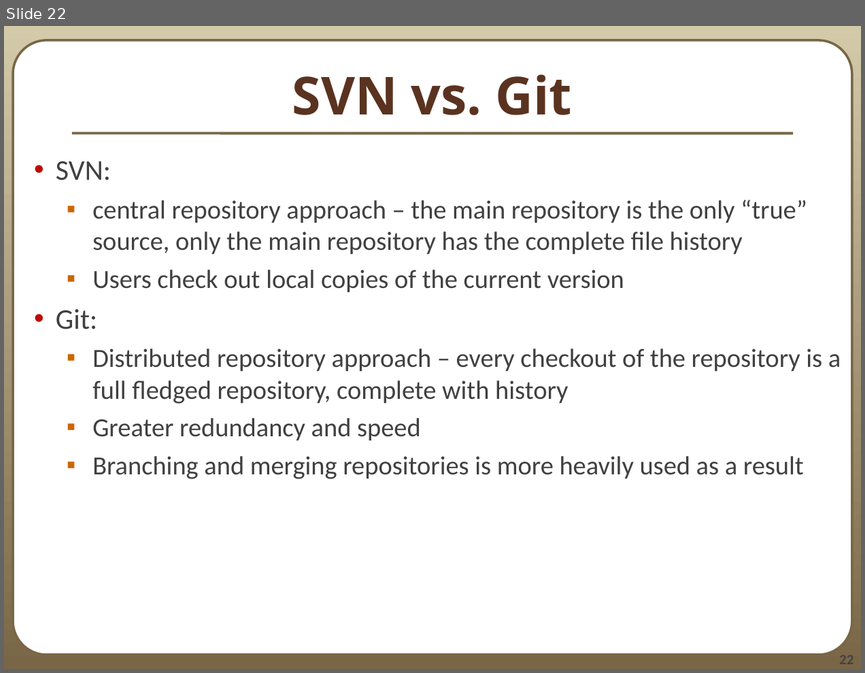
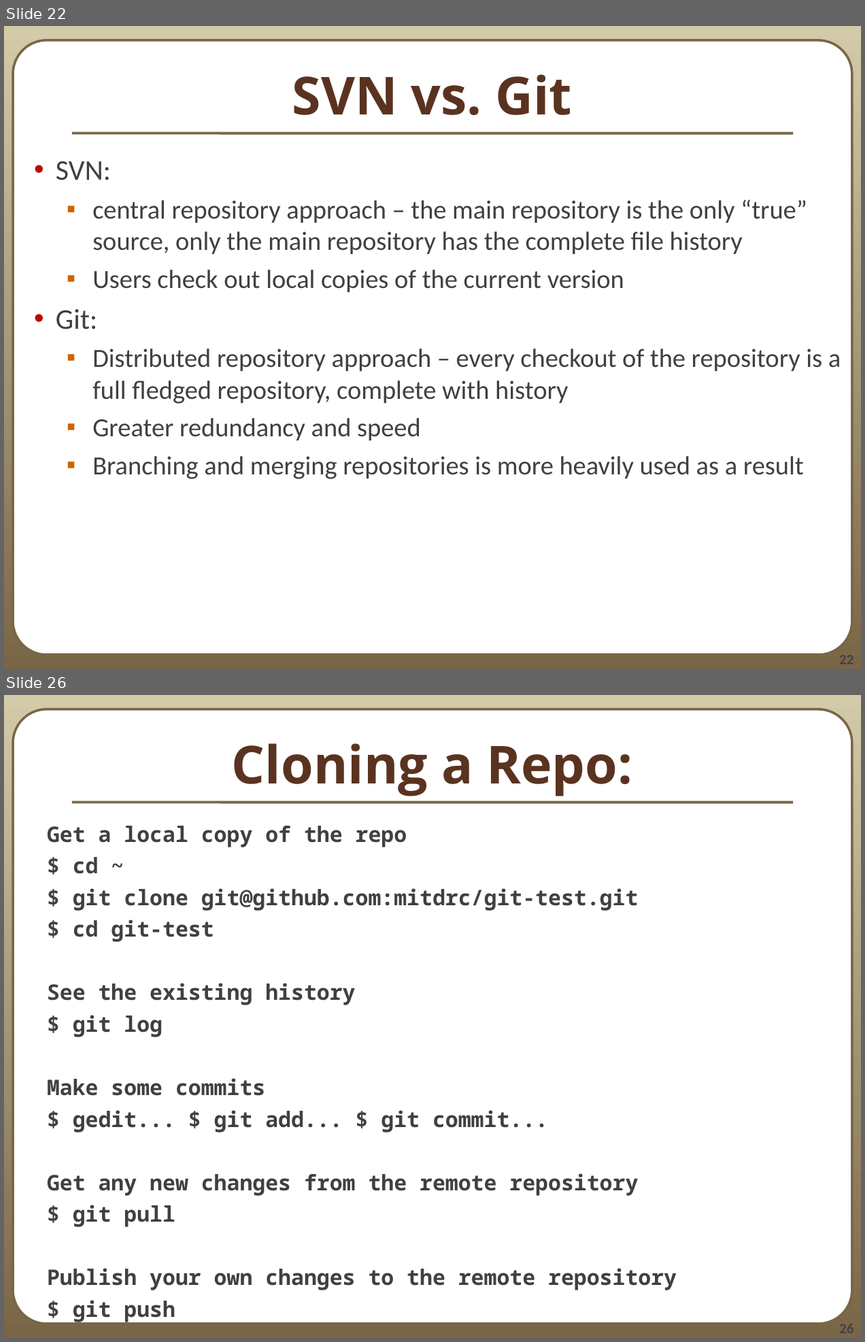
Before and after one commit to rdeits/git-tutorial, a slide deck: 390aGitIntro_12au.odp. Shown one above the other, each under a label of ours: slide 22 before the commit, slides 22 and 26 after it; the slides between them are not shown. The pictures are 865x673 and 865x1342 pixels, drawn with LibreOffice and Linux fonts; fonts in the diff are those of the drawing. Boxes give left, top, right and bottom in pixels: in the first picture for what was removed or moved away, otherwise in the second. Text is boxed around its words. In the diff, an @@ line names an element or a change of style, - is before the commit and + after.

```diff
--- a/390aGitIntro_12au.odp
+++ b/390aGitIntro_12au.odp
@@ slide 26 added at bbox=[4, 695, 861, 1338], background gradient #D3CAAA to #796646; not listed: 3 template elements that a slide beside it also shows @@
@@ title added at bbox=[232, 743, 632, 796], 44 pt, text #5A3320, bold @@
+Cloning a Repo:
@@ text added at bbox=[47, 826, 677, 1323], 18 pt, text #404040, bold @@
+Get a local copy of the repo
+$ cd ~
+$ git clone git@github.com:mitdrc/git-test.git
+$ cd git-test
+See the existing history
+$ git log
+Make some commits
+$ gedit... $ git add... $ git commit...
+Get any new changes from the remote repository
+$ git pull
+Publish your own changes to the remote repository
+$ git push
```
Also in this commit, not shown: 1 slide changed, 4 other slides added, 1 slide removed.
